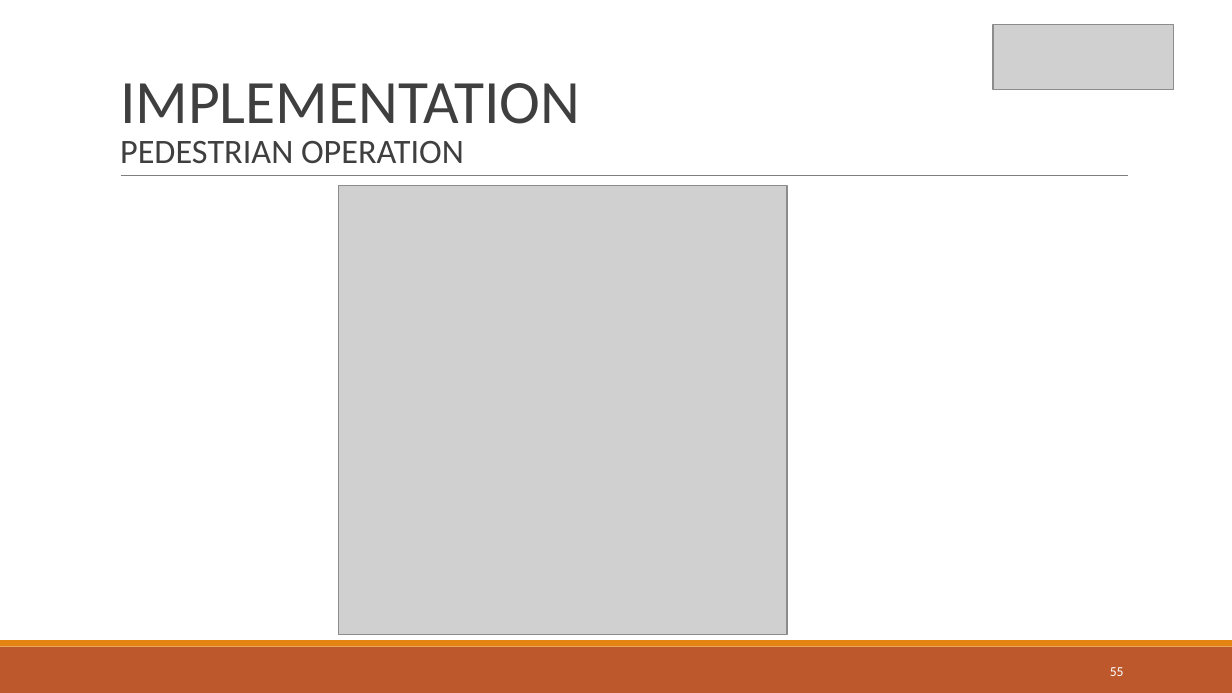
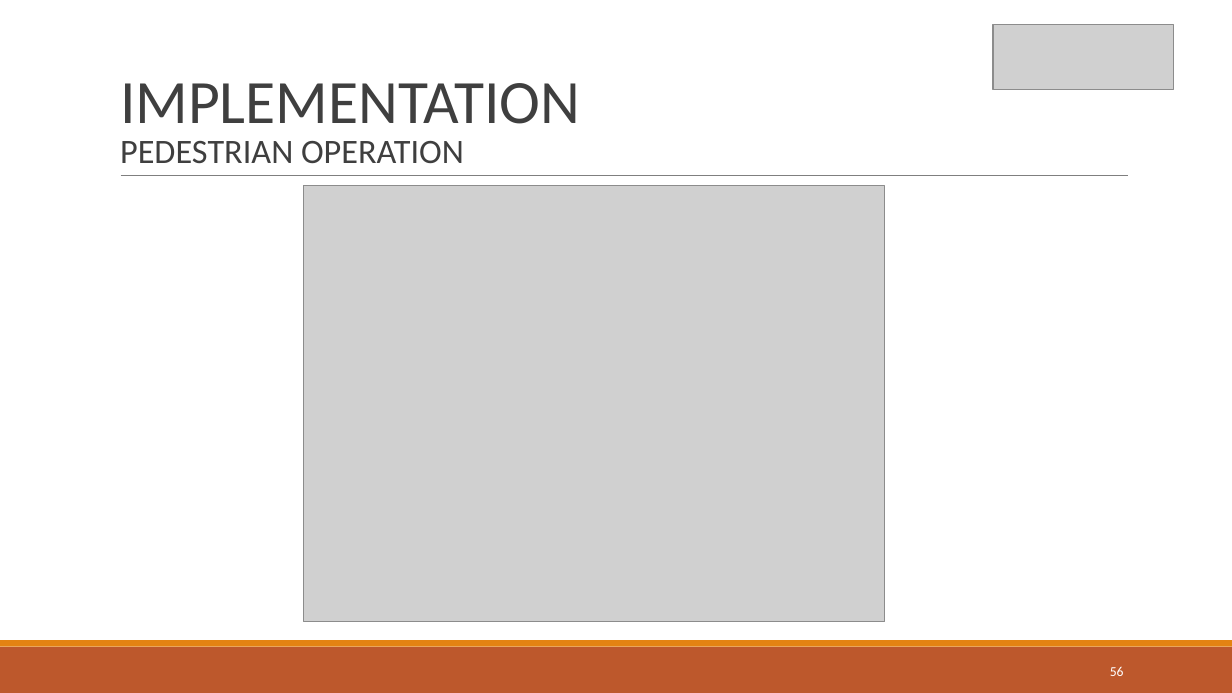
Before and after one commit to akash-cs13/ESE-Sem1, a slide deck: slide 56 of SEMESTER PROJECT-ESE.pptx (slide 55 before the commit). Drawn at 1232x693 pixels with LibreOffice and Linux fonts; fonts in the diff are those of the drawing; grey boxes stand for pictures. Boxes give left, top, right and bottom in pixels: in the first picture for what was removed or moved away, otherwise in the second. Text is boxed around its words. In the diff, an @@ line names an element or a change of style, - is before the commit and + after.

```diff
--- a/SEMESTER PROJECT-ESE.pptx
+++ b/SEMESTER PROJECT-ESE.pptx
@@ picture resized from (x1=339, y1=186, x2=787, y2=634) to (x1=303, y1=186, x2=885, y2=622) @@
@@ page number at (x1=1110, y1=666, x2=1124, y2=676): text changed @@
-55
+56
```
Also in this commit, not shown: 17 other slides changed, 2 slides added, 1 slide removed.
